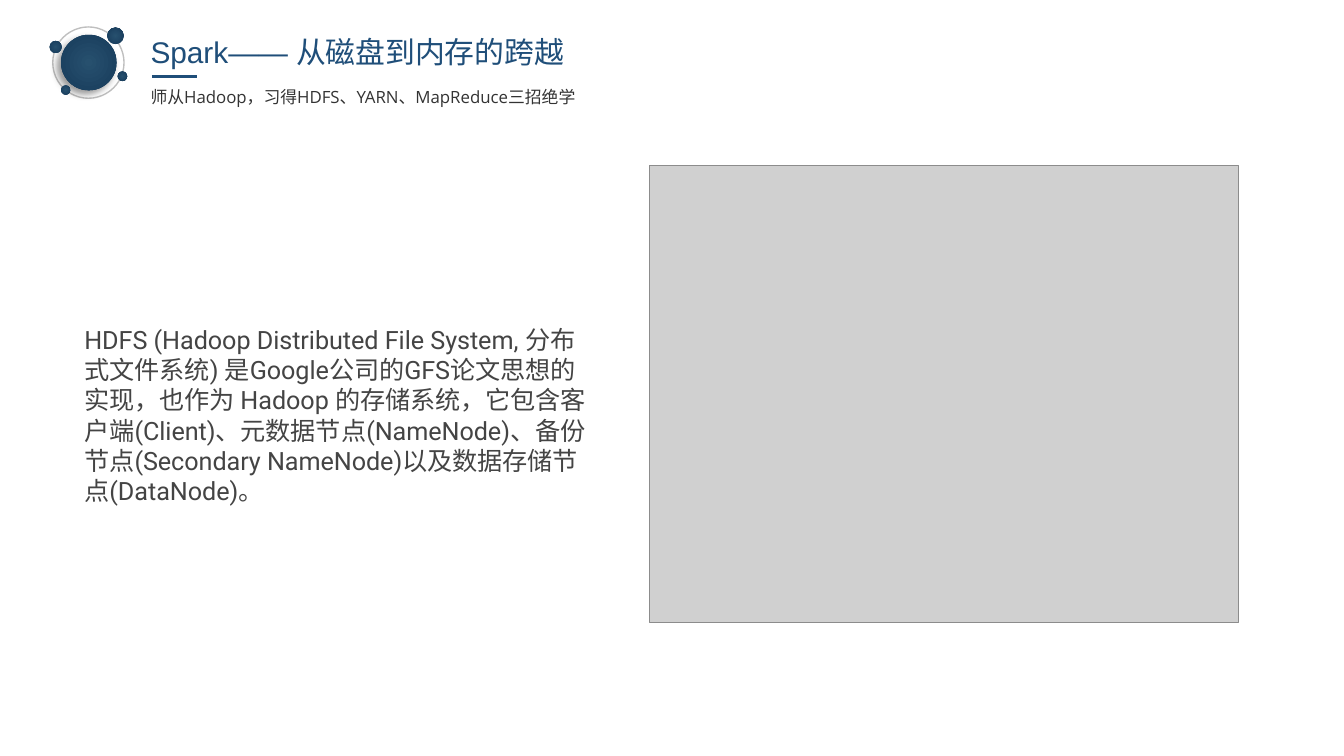
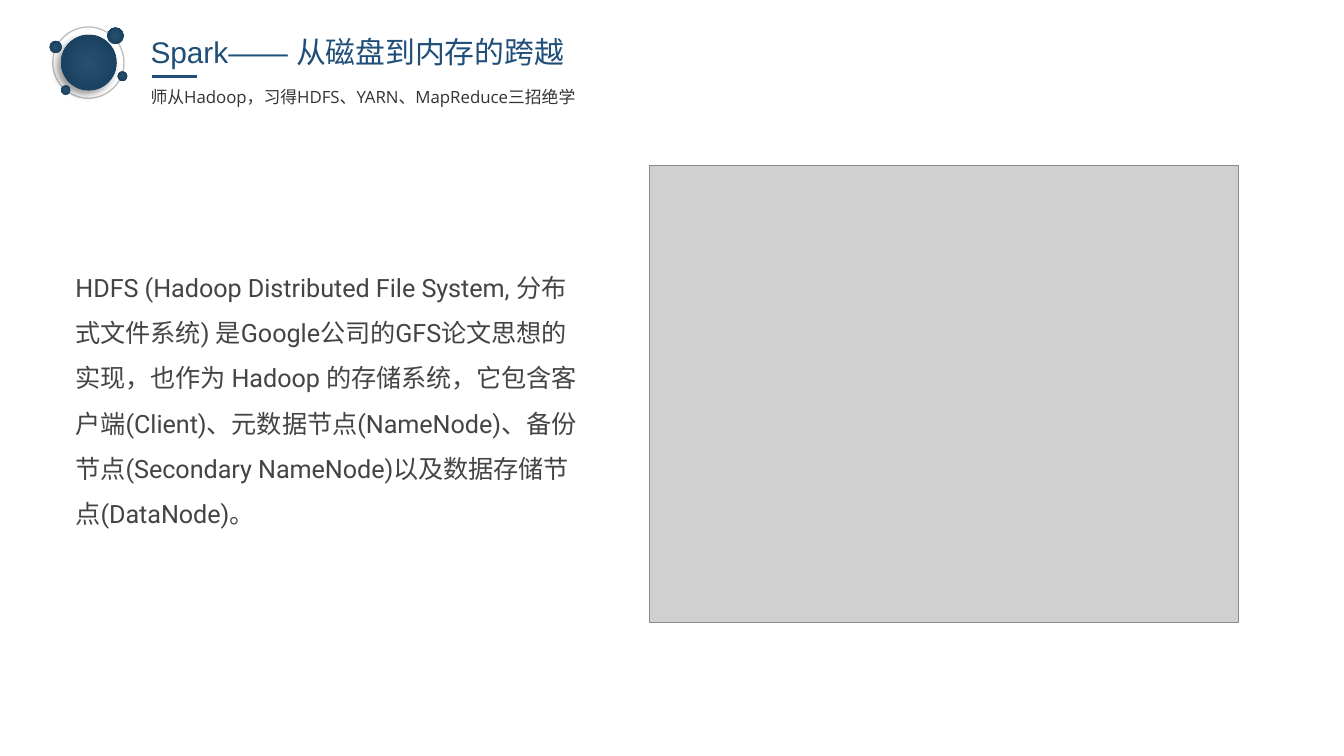
Before and after one commit to keagancoder/Spark-Handbook, a slide deck: slide 3 of Spark&& spark core.pptx. Drawn at 1344x756 pixels with LibreOffice and Linux fonts; fonts in the diff are those of the drawing; grey boxes stand for pictures; background and template pictures are left out. Boxes give left, top, right and bottom in pixels: in the first picture for what was removed or moved away, otherwise in the second. Text is boxed around its words. In the diff, an @@ line names an element or a change of style, - is before the commit and + after.

```diff
--- a/Spark&& spark core.pptx
+++ b/Spark&& spark core.pptx
@@ text "HDFS (Hadoop Distributed File System, ...": place and size @@
-text "HDFS (Hadoop Distributed File System, ..." at (84, 328, 586, 506)
+text "HDFS (Hadoop Distributed File System, ..." at (75, 276, 577, 529)
@@ text "HDFS (Hadoop Distributed File System, ..." at (75, 276, 577, 529): line spacing 1 to 1.5 @@
```
Also in this commit, not shown: 10 other slides changed, 1 slide added, 1 slide removed.
